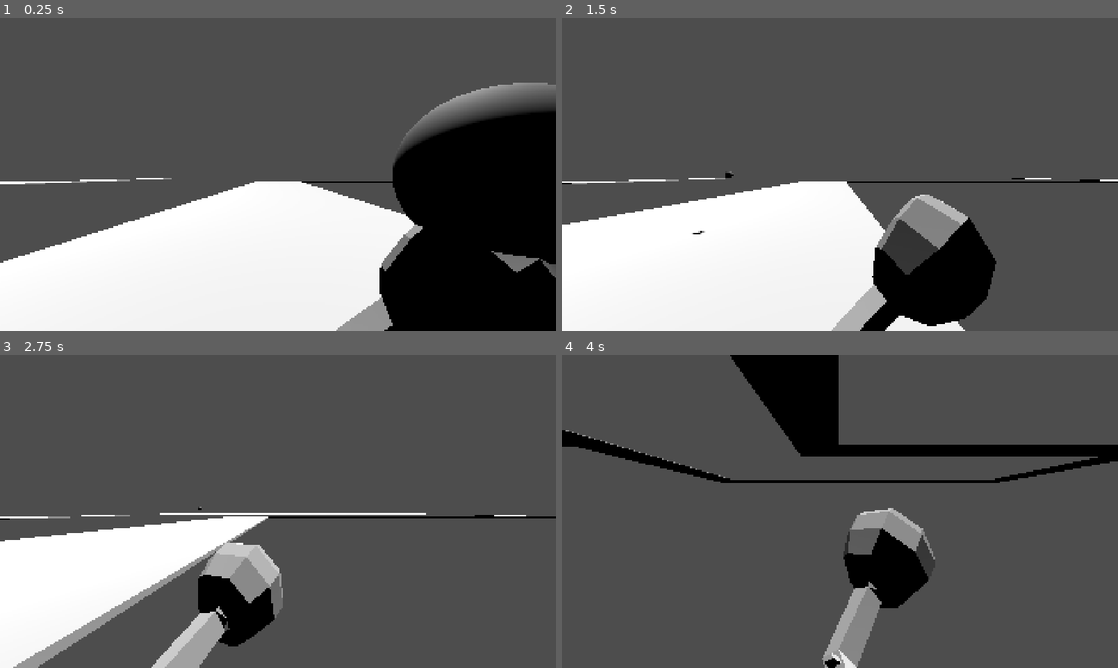
Above: before the commit, frames 1-4 (two rows, left to right).
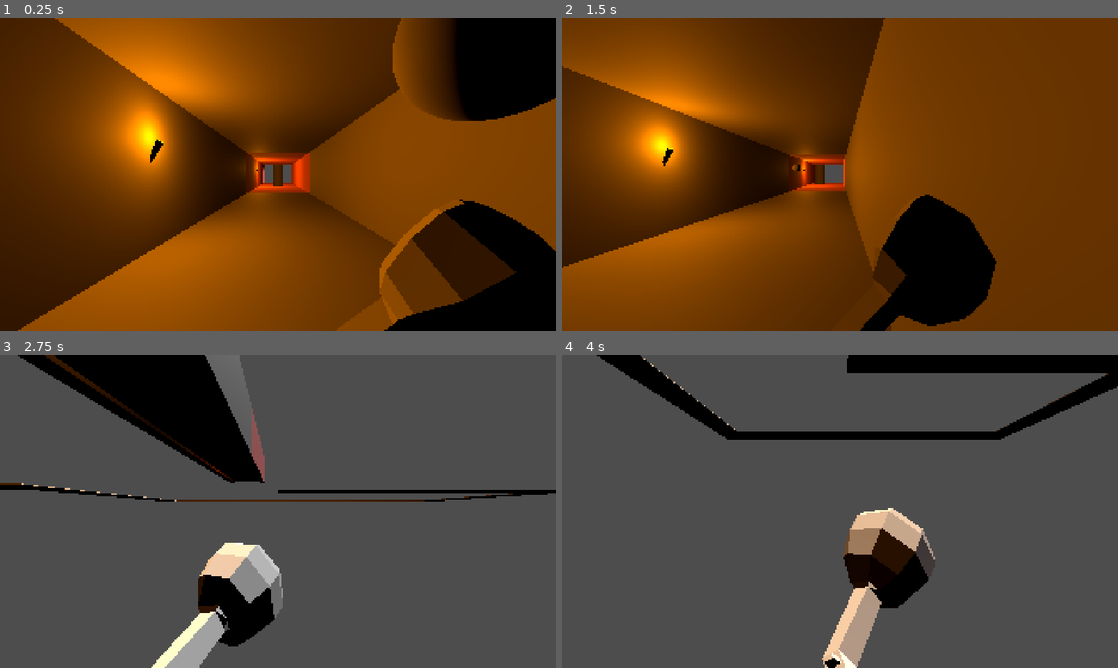
Above: after the commit, the same moments.

Repository: DHazardFenrir/NOTTenissForTwo
Game: Godot game, scene res://scenes/dungeon.tscn
Two runs of this game, one before a commit and one after it. Both use one fixed random seed, a clock stepped at 60 frames per second and the inputs below.
Inputs (mouse positions are in pixels of both pictures, inside the frame that each line leads up to):
- Up to frame 1 (0.25 s): no input
- Up to frame 2 (1.5 s): tap Enter at 0.5 s; move the mouse to (962, 158) at 0.52 s; hold D (right) 0.53-1.28 s; click (962, 158) at 0.6 s; move the mouse to (728, 190) at 1.27 s; hold S (down) from 1.28 s (still down); click (728, 190) at 1.35 s
- Up to frame 3 (2.75 s): move the mouse to (333, 442) at 2.02 s; release S (down) at 2.03 s; hold D (right) from 2.03 s (still down); click (333, 442) at 2.1 s
- Up to frame 4 (4 s): move the mouse to (812, 574) at 2.77 s; release D (right) at 2.78 s; hold W (up) 2.78-3.53 s; click (812, 574) at 2.85 s; move the mouse to (1006, 558) at 3.52 s; hold A (left) from 3.53 s (still down); click (1006, 558) at 3.6 s

The runs differ from the first frame. In frame 1, 94% of the frame differs, in the area x 0-100%, y 0-100%; in frame 2, 96%; in frame 3, 24%; in frame 4, 17%.

Commit message:
Level one blockout

Diff:
--- /dev/null
+++ b/scenes/Enemy/enemy.tscn
@@ -0,0 +1,13 @@
+[gd_scene format=3 uid="uid://dt4exijh73hko"]
+
+[sub_resource type="CylinderShape3D" id="CylinderShape3D_hm887"]
+
+[sub_resource type="CylinderMesh" id="CylinderMesh_hm887"]
+
+[node name="Enemy" type="CharacterBody3D" unique_id=1933570996]
+
+[node name="CollisionShape3D" type="CollisionShape3D" parent="." unique_id=1405100007]
+shape = SubResource("CylinderShape3D_hm887")
+
+[node name="MeshInstance3D" type="MeshInstance3D" parent="." unique_id=1044451419]
+mesh = SubResource("CylinderMesh_hm887")
--- /dev/null
+++ b/scenes/Levels/initial_hallway.tscn
@@ -0,0 +1,27 @@
+[gd_scene format=3 uid="uid://d3udu2hwx0aak"]
+
+[ext_resource type="PackedScene" uid="uid://gx65tgdn4m3i" path="res://scenes/Props/torch.tscn" id="1_l84pk"]
+
+[node name="InitialHallway" type="Node3D" unique_id=1894744364]
+
+[node name="Hallway" type="CSGCombiner3D" parent="." unique_id=976579766]
+use_collision = true
+
+[node name="Floor" type="CSGBox3D" parent="Hallway" unique_id=1330223079]
+transform = Transform3D(1, 0, 0, 0, 1, 0, 0, 0, 1, 0, 0, -7)
+size = Vector3(5, 0.5, 20)
+
+[node name="WallLeft" type="CSGBox3D" parent="Hallway" unique_id=2115993304]
+transform = Transform3D(1, 0, 0, 0, 1, 0, 0, 0, 1, 3, 2, -7)
+size = Vector3(1, 5, 20)
+
+[node name="WallRight" type="CSGBox3D" parent="Hallway" unique_id=834555633]
+transform = Transform3D(1, 0, 0, 0, 1, 0, 0, 0, 1, -3, 2, -7)
+size = Vector3(1, 5, 20)
+
+[node name="Roof" type="CSGBox3D" parent="Hallway" unique_id=1814069570]
+transform = Transform3D(1, 0, 0, 0, 1, 0, 0, 0, 1, 0, 4, -7)
+size = Vector3(5, 1, 20)
+
+[node name="Torch" parent="." unique_id=1175539354 instance=ExtResource("1_l84pk")]
+transform = Transform3D(0.87410533, 0.4855104, -0.014814691, -0.48545402, 0.8721511, -0.060719658, -0.016559385, 0.06026723, 0.9980449, -2.4191313, 2.1858234, -4.5009985)
--- /dev/null
+++ b/scenes/Levels/level_one.tscn
@@ -0,0 +1,37 @@
+[gd_scene format=3 uid="uid://cdi8w7vb3g7tf"]
+
+[ext_resource type="PackedScene" uid="uid://dt4exijh73hko" path="res://scenes/Enemy/enemy.tscn" id="1_r41vt"]
+[ext_resource type="PackedScene" uid="uid://gx65tgdn4m3i" path="res://scenes/Props/torch.tscn" id="2_3xjen"]
+
+[sub_resource type="StandardMaterial3D" id="StandardMaterial3D_3xjen"]
+albedo_color = Color(1, 0.49019608, 0.4862745, 1)
+
+[node name="LevelOne" type="Node3D" unique_id=1029602578]
+
+[node name="Enemy" parent="." unique_id=1933570996 instance=ExtResource("1_r41vt")]
+transform = Transform3D(1, 0, 0, 0, 1, 0, 0, 0, 1, 0, 1.7200755, 0)
+
+[node name="Hallway" type="CSGCombiner3D" parent="." unique_id=1961109250]
+material_override = SubResource("StandardMaterial3D_3xjen")
+use_collision = true
+
+[node name="Floor" type="CSGBox3D" parent="Hallway" unique_id=2036882297]
+transform = Transform3D(1, 0, 0, 0, 1, 0, 0, 0, 1, 0, 0, -7)
+size = Vector3(5, 0.5, 20)
+
+[node name="WallLeft" type="CSGBox3D" parent="Hallway" unique_id=128805104]
+transform = Transform3D(1, 0, 0, 0, 1, 0, 0, 0, 1, 3, 2, -7)
+size = Vector3(1, 5, 20)
+
+[node name="WallRight" type="CSGBox3D" parent="Hallway" unique_id=440237358]
+transform = Transform3D(1, 0, 0, 0, 1, 0, 0, 0, 1, -3, 2, -7)
+size = Vector3(1, 5, 20)
+
+[node name="Roof" type="CSGBox3D" parent="Hallway" unique_id=556754929]
+transform = Transform3D(1, 0, 0, 0, 1, 0, 0, 0, 1, 0, 4, -7)
+size = Vector3(5, 1, 20)
+
+[node name="Node3D" type="Node3D" parent="." unique_id=490804425]
+
+[node name="Torch" parent="." unique_id=1175539354 instance=ExtResource("2_3xjen")]
+transform = Transform3D(0.87410533, 0.4855104, -0.014814691, -0.48545402, 0.8721511, -0.060719658, -0.016559385, 0.06026723, 0.9980449, -2.4191313, 2.1858234, -4.5009985)
--- /dev/null
+++ b/scenes/Props/torch.tscn
@@ -0,0 +1,16 @@
+[gd_scene format=3 uid="uid://gx65tgdn4m3i"]
+
+[sub_resource type="CylinderMesh" id="CylinderMesh_hm887"]
+top_radius = 0.07
+bottom_radius = 0.03
+height = 0.5
+
+[node name="Torch" type="Node3D" unique_id=1175539354]
+
+[node name="Torch" type="OmniLight3D" parent="." unique_id=1181630801]
+transform = Transform3D(1, 0, 0, 0, 1, 0, 0, 0, 1, 0, 0.33893555, 0)
+light_color = Color(1.7195034, 0.9367302, 0, 1)
+omni_range = 250.0
+
+[node name="MeshInstance3D" type="MeshInstance3D" parent="." unique_id=737134368]
+mesh = SubResource("CylinderMesh_hm887")
--- a/scenes/dungeon.tscn
+++ b/scenes/dungeon.tscn
@@ -1,6 +1,8 @@
 [gd_scene format=3 uid="uid://bsq560ndbg7dt"]
 
 [ext_resource type="PackedScene" uid="uid://bdcbl87t7lit2" path="res://scenes/Player/player.tscn" id="1_c4wp1"]
+[ext_resource type="PackedScene" uid="uid://d3udu2hwx0aak" path="res://scenes/Levels/initial_hallway.tscn" id="1_fpimf"]
+[ext_resource type="PackedScene" uid="uid://cdi8w7vb3g7tf" path="res://scenes/Levels/level_one.tscn" id="2_0wj4k"]
 [ext_resource type="PackedScene" uid="uid://b52p6bx8nl548" path="res://scenes/Ball/ball.tscn" id="4_0wj4k"]
 
 [sub_resource type="BoxShape3D" id="BoxShape3D_um4cd"]
@@ -12,137 +14,10 @@
 
 [node name="Dungeon" type="Node3D" unique_id=652314026]
 
-[node name="InitialRectHallway" type="StaticBody3D" parent="." unique_id=1377880794]
-transform = Transform3D(1, 0, 0, 0, 0.99999994, 0, 0, 0, 1, 0, 0, 0)
-
-[node name="CollisionShape3D" type="CollisionShape3D" parent="InitialRectHallway" unique_id=437484544]
-transform = Transform3D(1, 0, 0, 0, 1, 0, 0, 0, 1, 0.46450806, 0, -0.0034179688)
-shape = SubResource("BoxShape3D_um4cd")
-
-[node name="Plane" type="CSGMesh3D" parent="InitialRectHallway" unique_id=802541567]
-transform = Transform3D(12.062957, 0, 0, 0, 0.16023633, 0, 0, 0, 12.062957, 0, 0, 0)
-mesh = SubResource("BoxMesh_1oshd")
-material = SubResource("StandardMaterial3D_um4cd")
-
-[node name="StaticBody3D2" type="StaticBody3D" parent="InitialRectHallway" unique_id=1851000015]
-transform = Transform3D(1, 0, 0, 0, 1, 0, 0, 0, 1, 0, 0, -12)
-
-[node name="CollisionShape3D" type="CollisionShape3D" parent="InitialRectHallway/StaticBody3D2" unique_id=752815670]
-transform = Transform3D(1, 0, 0, 0, 1, 0, 0, 0, 1, 0.46450806, 0, -0.0034179688)
-shape = SubResource("BoxShape3D_um4cd")
-
-[node name="Plane" type="CSGMesh3D" parent="InitialRectHallway/StaticBody3D2" unique_id=481164666]
-transform = Transform3D(12.062957, 0, 0, 0, 0.16023633, 0, 0, 0, 12.062957, 0, 0, 24)
-mesh = SubResource("BoxMesh_1oshd")
-material = SubResource("StandardMaterial3D_um4cd")
-
-[node name="StaticBody3D" type="StaticBody3D" parent="InitialRectHallway/StaticBody3D2" unique_id=294108]
-transform = Transform3D(1, 0, 0, 0, 0.99999994, 0, 0, 0, 1, 0, 0, 0)
-
-[node name="CollisionShape3D" type="CollisionShape3D" parent="InitialRectHallway/StaticBody3D2/StaticBody3D" unique_id=1517593191]
-transform = Transform3D(1, 0, 0, 0, 1, 0, 0, 0, 1, 0.46450806, 0, -0.0034179688)
-shape = SubResource("BoxShape3D_um4cd")
-
-[node name="Plane" type="CSGMesh3D" parent="InitialRectHallway/StaticBody3D2/StaticBody3D" unique_id=774631874]
-transform = Transform3D(12.062957, 0, 0, 0, 0.16023633, 0, 0, 0, 12.062957, 0, 0, 0)
-mesh = SubResource("BoxMesh_1oshd")
-material = SubResource("StandardMaterial3D_um4cd")
-
-[node name="StaticBody3D2" type="StaticBody3D" parent="InitialRectHallway/StaticBody3D2" unique_id=787608850]
-transform = Transform3D(1, 0, 0, 0, 1, 0, 0, 0, 1, 0, 0, -12)
-
-[node name="CollisionShape3D" type="CollisionShape3D" parent="InitialRectHallway/StaticBody3D2/StaticBody3D2" unique_id=912951842]
-transform = Transform3D(1, 0, 0, 0, 1, 0, 0, 0, 1, 0.46450806, 0, -0.0034179688)
-shape = SubResource("BoxShape3D_um4cd")
-
-[node name="Plane" type="CSGMesh3D" parent="InitialRectHallway/StaticBody3D2/StaticBody3D2" unique_id=2113611349]
-transform = Transform3D(12.062957, 0, 0, 0, 0.16023633, 0, 0, 0, 12.062957, 0, 0, 0)
-mesh = SubResource("BoxMesh_1oshd")
-material = SubResource("StandardMaterial3D_um4cd")
-
-[node name="StaticBody3D" type="StaticBody3D" parent="InitialRectHallway/StaticBody3D2/StaticBody3D2" unique_id=1711813609]
-transform = Transform3D(1, 0, 0, 0, 0.99999994, 0, 0, 0, 1, 0, 0, 0)
-
-[node name="CollisionShape3D" type="CollisionShape3D" parent="InitialRectHallway/StaticBody3D2/StaticBody3D2/StaticBody3D" unique_id=278434463]
-transform = Transform3D(1, 0, 0, 0, 1, 0, 0, 0, 1, 0.46450806, 0, -0.0034179688)
-shape = SubResource("BoxShape3D_um4cd")
-
-[node name="Plane" type="CSGMesh3D" parent="InitialRectHallway/StaticBody3D2/StaticBody3D2/StaticBody3D" unique_id=1630149753]
-transform = Transform3D(12.062957, 0, 0, 0, 0.16023633, 0, 0, 0, 12.062957, 0, 0, 0)
-mesh = SubResource("BoxMesh_1oshd")
-material = SubResource("StandardMaterial3D_um4cd")
-
-[node name="StaticBody3D2" type="StaticBody3D" parent="InitialRectHallway/StaticBody3D2/StaticBody3D2" unique_id=1641649420]
-transform = Transform3D(1, 0, 0, 0, 1, 0, 0, 0, 1, 0, 0, -12)
-
-[node name="CollisionShape3D" type="CollisionShape3D" parent="InitialRectHallway/StaticBody3D2/StaticBody3D2/StaticBody3D2" unique_id=1763282290]
-transform = Transform3D(1, 0, 0, 0, 1, 0, 0, 0, 1, 0.46450806, 0, -0.0034179688)
-shape = SubResource("BoxShape3D_um4cd")
-
-[node name="Plane" type="CSGMesh3D" parent="InitialRectHallway/StaticBody3D2/StaticBody3D2/StaticBody3D2" unique_id=870396163]
-transform = Transform3D(12.062957, 0, 0, 0, 0.16023633, 0, 0, 0, 12.062957, 0, 0, 0)
-mesh = SubResource("BoxMesh_1oshd")
-material = SubResource("StandardMaterial3D_um4cd")
-
-[node name="StaticBody3D" type="StaticBody3D" parent="InitialRectHallway/StaticBody3D2/StaticBody3D2/StaticBody3D2" unique_id=1629784371]
-transform = Transform3D(1, 0, 0, 0, 0.99999994, 0, 0, 0, 1, 0, 0, 0)
-
-[node name="CollisionShape3D" type="CollisionShape3D" parent="InitialRectHallway/StaticBody3D2/StaticBody3D2/StaticBody3D2/StaticBody3D" unique_id=2000407985]
-transform = Transform3D(1, 0, 0, 0, 1, 0, 0, 0, 1, 0.46450806, 0, -0.0034179688)
-shape = SubResource("BoxShape3D_um4cd")
-
-[node name="Plane" type="CSGMesh3D" parent="InitialRectHallway/StaticBody3D2/StaticBody3D2/StaticBody3D2/StaticBody3D" unique_id=100189743]
-transform = Transform3D(12.062957, 0, 0, 0, 0.16023633, 0, 0, 0, 12.062957, 0, 0, 0)
-mesh = SubResource("BoxMesh_1oshd")
-material = SubResource("StandardMaterial3D_um4cd")
-
-[node name="StaticBody3D2" type="StaticBody3D" parent="InitialRectHallway/StaticBody3D2/StaticBody3D2/StaticBody3D2" unique_id=17517146]
-transform = Transform3D(1, 0, 0, 0, 1, 0, 0, 0, 1, 0, 0, -12)
-
-[node name="CollisionShape3D" type="CollisionShape3D" parent="InitialRectHallway/StaticBody3D2/StaticBody3D2/StaticBody3D2/StaticBody3D2" unique_id=948657385]
-transform = Transform3D(1, 0, 0, 0, 1, 0, 0, 0, 1, 0.46450806, 0, -0.0034179688)
-shape = SubResource("BoxShape3D_um4cd")
-
-[node name="Plane" type="CSGMesh3D" parent="InitialRectHallway/StaticBody3D2/StaticBody3D2/StaticBody3D2/StaticBody3D2" unique_id=441406580]
-transform = Transform3D(12.062957, 0, 0, 0, 0.16023633, 0, 0, 0, 12.062957, 0, 0, 0)
-mesh = SubResource("BoxMesh_1oshd")
-material = SubResource("StandardMaterial3D_um4cd")
-
-[node name="StaticBody3D" type="StaticBody3D" parent="InitialRectHallway/StaticBody3D2/StaticBody3D2/StaticBody3D2/StaticBody3D2" unique_id=512068644]
-transform = Transform3D(1, 0, 0, 0, 0.99999994, 0, 0, 0, 1, 0, 0, 0)
-
-[node name="CollisionShape3D" type="CollisionShape3D" parent="InitialRectHallway/StaticBody3D2/StaticBody3D2/StaticBody3D2/StaticBody3D2/StaticBody3D" unique_id=1523073390]
-transform = Transform3D(1, 0, 0, 0, 1, 0, 0, 0, 1, 0.46450806, 0, -0.0034179688)
-shape = SubResource("BoxShape3D_um4cd")
-
-[node name="Plane" type="CSGMesh3D" parent="InitialRectHallway/StaticBody3D2/StaticBody3D2/StaticBody3D2/StaticBody3D2/StaticBody3D" unique_id=1512315205]
-transform = Transform3D(12.062957, 0, 0, 0, 0.16023633, 0, 0, 0, 12.062957, 0, 0, 0)
-mesh = SubResource("BoxMesh_1oshd")
-material = SubResource("StandardMaterial3D_um4cd")
-
-[node name="StaticBody3D2" type="StaticBody3D" parent="InitialRectHallway/StaticBody3D2/StaticBody3D2/StaticBody3D2/StaticBody3D2" unique_id=1953957307]
-transform = Transform3D(1, 0, 0, 0, 1, 0, 0, 0, 1, -1, 0, -12)
-
-[node name="CollisionShape3D" type="CollisionShape3D" parent="InitialRectHallway/StaticBody3D2/StaticBody3D2/StaticBody3D2/StaticBody3D2/StaticBody3D2" unique_id=1958821153]
-transform = Transform3D(1, 0, 0, 0, 1, 0, 0, 0, 1, 0.46450806, 0, -0.0034179688)
-shape = SubResource("BoxShape3D_um4cd")
-
-[node name="Plane" type="CSGMesh3D" parent="InitialRectHallway/StaticBody3D2/StaticBody3D2/StaticBody3D2/StaticBody3D2/StaticBody3D2" unique_id=185505220]
-transform = Transform3D(12.062957, 0, 0, 0, 0.16023633, 0, 0, 0, 12.062957, 1, 0, 0)
-mesh = SubResource("BoxMesh_1oshd")
-material = SubResource("StandardMaterial3D_um4cd")
-
-[node name="StaticBody3D3" type="StaticBody3D" parent="InitialRectHallway/StaticBody3D2" unique_id=1381418558]
-transform = Transform3D(1, 0, 0, 0, 1, 0, 0, 0, 1, 0, 0, 12)
-
-[node name="CollisionShape3D" type="CollisionShape3D" parent="InitialRectHallway/StaticBody3D2/StaticBody3D3" unique_id=1951106478]
-transform = Transform3D(1, 0, 0, 0, 1, 0, 0, 0, 1, 0.46450806, 0, -0.0034179688)
-shape = SubResource("BoxShape3D_um4cd")
-
-[node name="Plane" type="CSGMesh3D" parent="InitialRectHallway/StaticBody3D2/StaticBody3D3" unique_id=324874136]
-transform = Transform3D(12.062957, 0, 0, 0, 0.16023633, 0, 0, 0, 12.062957, 0, 0, 0)
-mesh = SubResource("BoxMesh_1oshd")
-material = SubResource("StandardMaterial3D_um4cd")
+[node name="InitialHallway" parent="." unique_id=295484901 instance=ExtResource("1_fpimf")]
+
+[node name="LevelOne" parent="." unique_id=1029602578 instance=ExtResource("2_0wj4k")]
+transform = Transform3D(1, 0, 0, 0, 1, 0, 0, 0, 1, 0, 0, -19.990135)
 
 [node name="TurnRightHallway" type="StaticBody3D" parent="." unique_id=2089546583]
 transform = Transform3D(1, 0, 0, 0, 0.99999994, 0, 0, 0, 1, 12, 0, -60)
